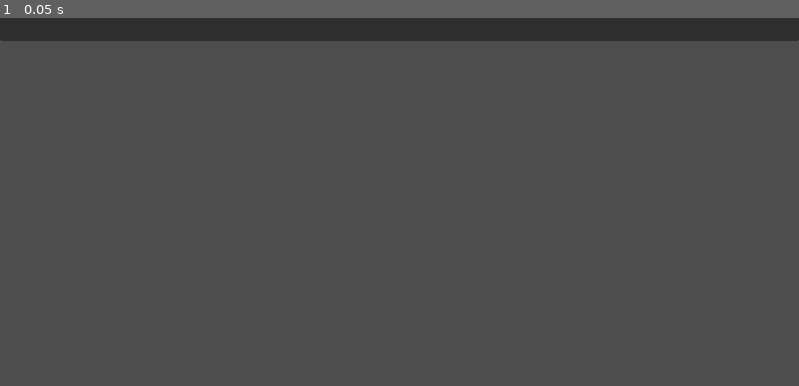
Above: before the commit, frame 1.
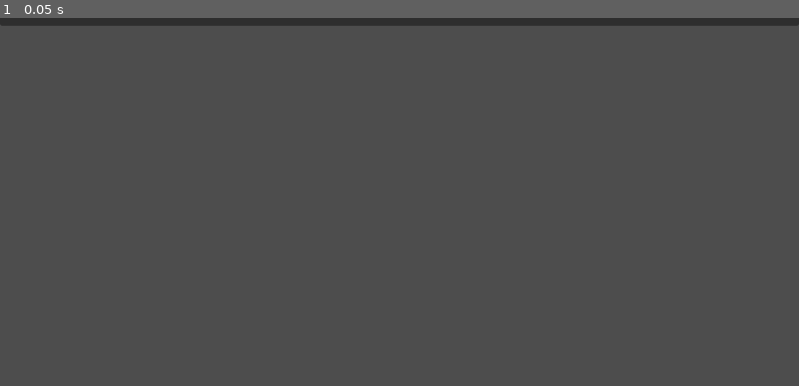
Above: after the commit, the same moment.

Repository: sochiera/total-battle-brothers-for-wesnoth
Game: Godot game, scene res://scenes/main.tscn
Same seed, same stepped clock (60 frames per second), same inputs: the game is played once before the commit and once after it.
Inputs:
- Up to frame 1 (0.05 s): no input

The runs differ from the first frame. In frame 1, 4.1% of the frame differs, in the area x 0-100%, y 1-7%.

Commit message:
feat: G86.2a: scena ma przyciski „Zapisz partię" i „Wczytaj partię"

Diff:
--- a/game/scenes/main.tscn
+++ b/game/scenes/main.tscn
@@ -121,3 +121,18 @@
 custom_minimum_size = Vector2(140, 40)
 layout_mode = 2
 text = "Szturmuj osadę"
+
+[node name="SaveLoadButtons" type="HBoxContainer" parent="MainLayout/OrderControls"]
+layout_mode = 2
+
+[node name="SaveGameButton" type="Button" parent="MainLayout/OrderControls/SaveLoadButtons"]
+unique_name_in_owner = true
+custom_minimum_size = Vector2(140, 40)
+layout_mode = 2
+text = "Zapisz partię"
+
+[node name="LoadGameButton" type="Button" parent="MainLayout/OrderControls/SaveLoadButtons"]
+unique_name_in_owner = true
+custom_minimum_size = Vector2(140, 40)
+layout_mode = 2
+text = "Wczytaj partię"
--- /dev/null
+++ b/game/tests/save_load_buttons_probe.gd
@@ -0,0 +1,55 @@
+extends SceneTree
+
+
+const MAIN_SCENE_PATH := "res://scenes/main.tscn"
+const PREFIX := "SAVE_LOAD_BUTTONS "
+
+
+func _init() -> void:
+	var scene := ResourceLoader.load(MAIN_SCENE_PATH) as PackedScene
+	if scene == null:
+		printerr("save_load_buttons_probe: cannot load main scene")
+		call_deferred("quit", 2)
+		return
+	var scene_root := scene.instantiate() as Control
+	if scene_root == null:
+		printerr("save_load_buttons_probe: cannot instantiate main scene")
+		call_deferred("quit", 2)
+		return
+	root.add_child(scene_root)
+
+	var before_controls := _controls(scene_root)
+	var save_button := scene_root.get_node_or_null("%SaveGameButton") as Button
+	var load_button := scene_root.get_node_or_null("%LoadGameButton") as Button
+	if save_button != null:
+		save_button.emit_signal("pressed")
+	if load_button != null:
+		load_button.emit_signal("pressed")
+	print(PREFIX, JSON.stringify({
+		"save": _button_payload(save_button),
+		"load": _button_payload(load_button),
+		"controls_unchanged": _controls(scene_root) == before_controls,
+	}))
+	call_deferred("quit", 0)
+
+
+func _button_payload(button: Button) -> Variant:
+	if button == null:
+		return null
+	return {
+		"name": button.name,
+		"text": button.text,
+		"disabled": button.disabled,
+		"visible": button.visible,
+		"pressed_connections": button.get_signal_connection_list("pressed").size(),
+	}
+
+
+func _controls(scene_root: Control) -> Dictionary:
+	# Public control texts only — not scene tree shape (MainLayout nests children).
+	return {
+		"date": (scene_root.find_child("DateLabel", true, false) as Label).text,
+		"result": (scene_root.find_child("ResultLabel", true, false) as Label).text,
+		"duchy_status": (scene_root.find_child("PlayerDuchyStatusLabel", true, false) as Label).text,
+		"order_status": (scene_root.find_child("LastOrderStatusLabel", true, false) as Label).text,
+	}
--- a/game/tests/scene_layout_probe.gd
+++ b/game/tests/scene_layout_probe.gd
@@ -26,6 +26,8 @@
 	"MusterButton",
 	"MarchButton",
 	"AssaultButton",
+	"SaveGameButton",
+	"LoadGameButton",
 ]
 
 
Not shown, changed: tests/test_godot_main_scene_layout.py
Not shown, added: tests/test_godot_main_scene_save_load_buttons.py
